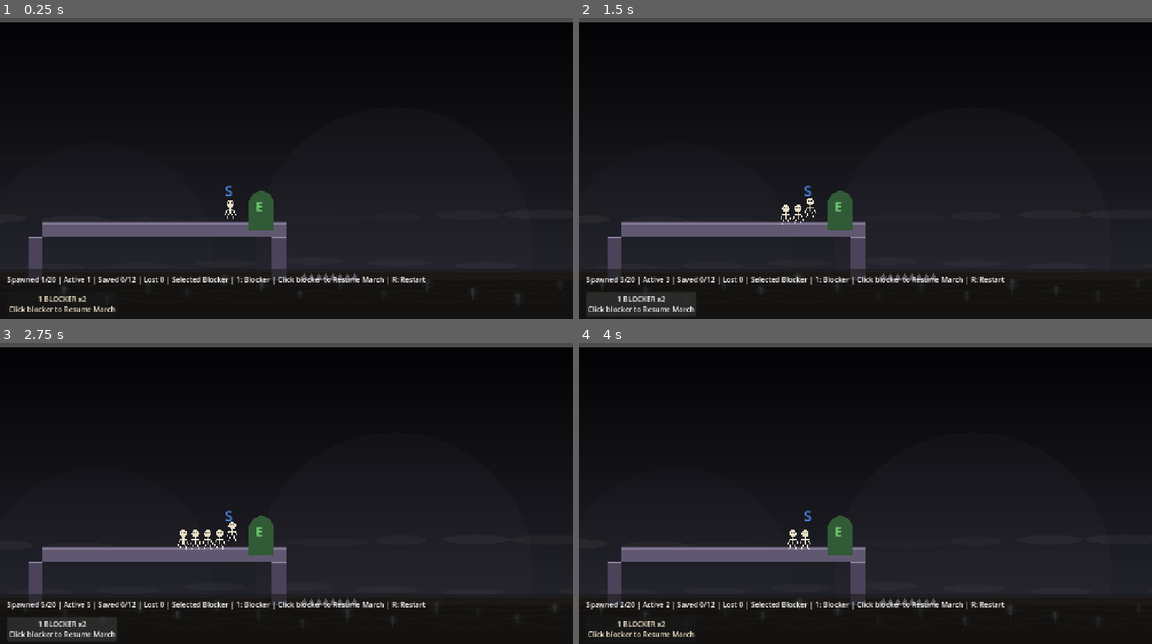
Above: before the commit, frames 1-4 (two rows, left to right).
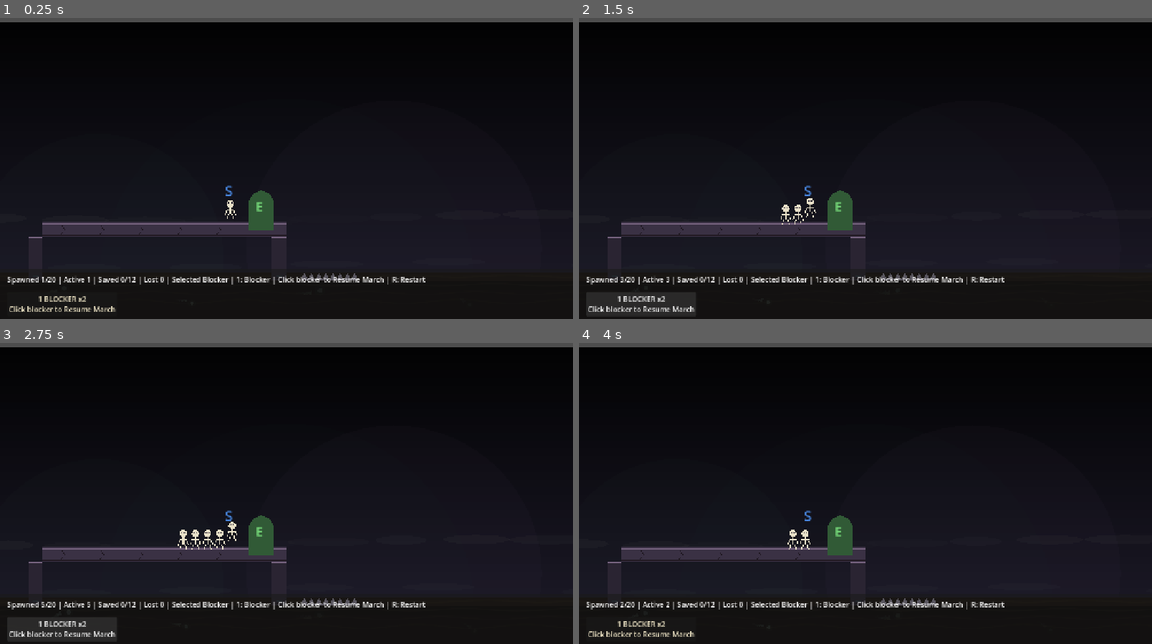
Above: after the commit, the same moments.

Repository: pwshfan1980h/minions-must-march
Game: Godot game, scene res://scenes/GameRoot.tscn
The game is run twice, just before and just after one commit, with the same random seed, the same clock (stepped at 60 frames per second) and the same inputs.
Inputs (mouse positions are in pixels of both pictures, inside the frame that each line leads up to):
- Up to frame 1 (0.25 s): no input
- Up to frame 2 (1.5 s): click "1 BLOCKER x2 Click blocker to…" at 0.5 s; click "1 BLOCKER x2 Click blocker to…" at 1.25 s
- Up to frame 3 (2.75 s): click "1 BLOCKER x2 Click blocker to…" at 2 s
- Up to frame 4 (4 s): tap Enter at 2.75 s; move the mouse to (762, 538) at 2.77 s; tap R at 2.85 s; click (762, 538) at 2.92 s; move the mouse to (750, 499) at 3.52 s; tap 1 at 3.6 s; click (750, 499) at 3.67 s

The runs differ from the first frame. In frame 1, 2.6% of the frame differs, in the area x 5-91%, y 67-94%; in frame 2, 2.6%; in frame 3, 2.6%; in frame 4, 2.6%.

Commit message:
Refine Styx visuals and SFX placeholders

Diff:
--- a/scripts/audio/sfx_player.gd
+++ b/scripts/audio/sfx_player.gd
@@ -4,6 +4,7 @@
 const STREAMS := {
 	"bone_clack": preload("res://assets/audio/generated/bone_clack.wav"),
 	"bone_splash": preload("res://assets/audio/generated/bone_splash.wav"),
+	"styx_impact": preload("res://assets/audio/generated/styx_impact.wav"),
 	"blocker_brace": preload("res://assets/audio/generated/blocker_brace.wav"),
 	"resume_march": preload("res://assets/audio/generated/resume_march.wav"),
 	"exit_rescue": preload("res://assets/audio/generated/exit_rescue.wav"),
--- a/scripts/minions/minion_root.gd
+++ b/scripts/minions/minion_root.gd
@@ -56,6 +56,7 @@
 	minion.position = spawn_position
 	minion.direction = spawn_direction
 	minion.exited.connect(_on_minion_exited)
+	minion.death_started.connect(_on_minion_death_started)
 	minion.died.connect(_on_minion_died)
 	minion.clicked.connect(_on_minion_clicked)
 	add_child(minion)
@@ -70,10 +71,14 @@
 	sfx_requested.emit("exit_rescue")
 	minion_rescued.emit(minion)
 
+func _on_minion_death_started(_minion: Node, death_kind: String) -> void:
+	if death_kind == "styx_water":
+		sfx_requested.emit("styx_impact")
+	sfx_requested.emit("bone_splash")
+
 func _on_minion_died(minion: Node) -> void:
 	lost_count += 1
 	active_count = max(0, active_count - 1)
-	sfx_requested.emit("bone_splash")
 	minion_lost.emit(minion)
 
 func set_selected_job(job_id: String) -> void:
--- a/scripts/minions/skeleton_minion.gd
+++ b/scripts/minions/skeleton_minion.gd
@@ -2,6 +2,7 @@
 
 signal exited(minion: Node)
 signal died(minion: Node)
+signal death_started(minion: Node, death_kind: String)
 signal clicked(minion: Node)
 
 const BoneSplashScene := preload("res://scenes/effects/BoneSplash.tscn")
@@ -13,6 +14,7 @@
 const WALL_NORMAL_THRESHOLD := 0.65
 const BLOCKER_TURN_DISTANCE := 22.0
 const BLOCKER_VERTICAL_TOLERANCE := 18.0
+const STYX_SURFACE_Y := 560.0
 
 var direction := 1.0
 var alive := true
@@ -95,6 +97,7 @@
 		return
 	death_kind = "fall" if death_kind.is_empty() else death_kind
 	alive = false
+	death_started.emit(self, death_kind)
 	if is_blocker:
 		remove_from_group("blockers")
 	_spawn_bone_splash()
@@ -102,7 +105,9 @@
 	queue_free()
 
 func _die_in_styx() -> void:
+	global_position.y = minf(global_position.y, STYX_SURFACE_Y + 2.0)
 	alive = false
+	death_started.emit(self, death_kind)
 	velocity = Vector2.ZERO
 	set_physics_process(false)
 	set_process_input(false)
@@ -111,11 +116,18 @@
 	if is_blocker:
 		remove_from_group("blockers")
 	_spawn_bone_splash()
-	var tween := create_tween()
-	tween.set_parallel(true)
-	tween.tween_property(self, "modulate:a", 0.0, 0.55)
-	tween.tween_property(self, "position:y", position.y + 24.0, 0.55).set_trans(Tween.TRANS_SINE).set_ease(Tween.EASE_IN)
-	await tween.finished
+	var impact := create_tween()
+	impact.set_parallel(true)
+	impact.tween_property(self, "position:y", position.y + 8.0, 0.12).set_trans(Tween.TRANS_SINE).set_ease(Tween.EASE_OUT)
+	impact.tween_property(self, "scale", Vector2(1.12, 0.84), 0.12).set_trans(Tween.TRANS_SINE).set_ease(Tween.EASE_OUT)
+	await impact.finished
+
+	var sink := create_tween()
+	sink.set_parallel(true)
+	sink.tween_property(self, "modulate:a", 0.0, 0.78).set_trans(Tween.TRANS_SINE).set_ease(Tween.EASE_IN)
+	sink.tween_property(self, "position:y", position.y + 44.0, 0.78).set_trans(Tween.TRANS_SINE).set_ease(Tween.EASE_IN)
+	sink.tween_property(self, "scale", Vector2(0.72, 0.52), 0.78).set_trans(Tween.TRANS_SINE).set_ease(Tween.EASE_IN)
+	await sink.finished
 	died.emit(self)
 	queue_free()
 
--- a/scripts/terrain/terrain_root.gd
+++ b/scripts/terrain/terrain_root.gd
@@ -23,9 +23,9 @@
 func _build_level_001_terrain() -> void:
 	# Current prototype layout: minions spawn on the right platform, can be redirected
 	# by a blocker, and the bottom of the world is now River Styx-style death water.
-	_add_solid(Rect2(96, 448, 544, 32), Color("605871"))
-	_add_solid(Rect2(64, 480, 32, 96), Color("4b4359"))
-	_add_solid(Rect2(608, 480, 32, 96), Color("4b4359"))
+	_add_solid(Rect2(96, 448, 544, 32), Color("3a3144"))
+	_add_solid(Rect2(64, 480, 32, 96), Color("2a2432"))
+	_add_solid(Rect2(608, 480, 32, 96), Color("2a2432"))
 
 func _add_solid(rect: Rect2, color: Color) -> void:
 	collision_rects.append(rect)
@@ -54,17 +54,50 @@
 	])
 	body.add_child(visual)
 
-	_add_block_trim(rect, body)
-
-func _add_block_trim(rect: Rect2, body: Node2D) -> void:
+	_add_block_underworld_detail(rect, body)
+
+func _add_block_underworld_detail(rect: Rect2, body: Node2D) -> void:
 	var top_line := Line2D.new()
-	top_line.default_color = Color("8c819d")
+	top_line.default_color = Color("76637f")
 	top_line.width = 2.0
 	top_line.points = PackedVector2Array([
 		Vector2(-rect.size.x / 2.0, -rect.size.y / 2.0 + 2.0),
 		Vector2(rect.size.x / 2.0, -rect.size.y / 2.0 + 2.0),
 	])
 	body.add_child(top_line)
+
+	var lower_line := Line2D.new()
+	lower_line.default_color = Color(0.10, 0.07, 0.09, 0.72)
+	lower_line.width = 2.0
+	lower_line.points = PackedVector2Array([
+		Vector2(-rect.size.x / 2.0, rect.size.y / 2.0 - 3.0),
+		Vector2(rect.size.x / 2.0, rect.size.y / 2.0 - 3.0),
+	])
+	body.add_child(lower_line)
+
+	var crack_count := clampi(int(rect.size.x / 96.0), 1, 6)
+	for i in crack_count:
+		var local_x := -rect.size.x / 2.0 + 42.0 + i * 87.0
+		if local_x > rect.size.x / 2.0 - 14.0:
+			continue
+		var crack := Line2D.new()
+		crack.default_color = Color(0.08, 0.055, 0.075, 0.72)
+		crack.width = 1.4
+		crack.points = PackedVector2Array([
+			Vector2(local_x, -rect.size.y / 2.0 + 7.0),
+			Vector2(local_x + 7.0, -rect.size.y / 2.0 + 16.0),
+			Vector2(local_x - 2.0, -rect.size.y / 2.0 + 27.0),
+		])
+		body.add_child(crack)
+
+	var sigil := Line2D.new()
+	sigil.default_color = Color(0.30, 0.75, 0.65, 0.16)
+	sigil.width = 1.2
+	sigil.points = PackedVector2Array([
+		Vector2(-rect.size.x / 2.0 + 10.0, rect.size.y / 2.0 - 8.0),
+		Vector2(minf(rect.size.x / 2.0 - 10.0, -rect.size.x / 2.0 + 92.0), rect.size.y / 2.0 - 8.0),
+	])
+	body.add_child(sigil)
 
 func _add_styx_death_area() -> void:
 	var area := Area2D.new()
@@ -87,13 +120,14 @@
 
 func _build_souls() -> void:
 	_soul_specs.clear()
-	for i in 14:
-		_soul_specs.append({
-			"x": 40.0 + i * 92.0,
-			"y": STYX_WATERLINE_Y + 18.0 + float((i * 17) % 42),
-			"phase": float(i) * 0.73,
-			"scale": 0.75 + float((i * 11) % 7) * 0.07,
-		})
+	var soul_data := [
+		{"x": 138.0, "y": 591.0, "phase": 0.25, "scale": 0.92, "angle": -0.35, "speed": 4.5},
+		{"x": 418.0, "y": 627.0, "phase": 2.30, "scale": 0.74, "angle": 0.28, "speed": 3.0},
+		{"x": 725.0, "y": 604.0, "phase": 4.15, "scale": 1.02, "angle": -0.12, "speed": 3.8},
+		{"x": 1055.0, "y": 638.0, "phase": 5.80, "scale": 0.68, "angle": 0.55, "speed": 2.5},
+	]
+	for spec in soul_data:
+		_soul_specs.append(spec)
 
 func _draw() -> void:
 	_draw_crypt_gradient()
@@ -104,13 +138,15 @@
 	var bands := 36
 	for i in bands:
 		var t := float(i) / float(bands - 1)
-		var color := Color(0.015 + t * 0.13, 0.014 + t * 0.13, 0.019 + t * 0.16, 1.0)
+		var color := Color(0.010 + t * 0.10, 0.010 + t * 0.09, 0.014 + t * 0.14, 1.0)
 		var y := t * PLAYFIELD_HEIGHT
 		draw_rect(Rect2(0, y, WORLD_WIDTH, PLAYFIELD_HEIGHT / bands + 2.0), color)
 
-	# Faint underworld glow near the horizon behind the play space.
-	draw_circle(Vector2(880, 500), 310, Color(0.42, 0.36, 0.48, 0.055))
-	draw_circle(Vector2(220, 530), 260, Color(0.30, 0.32, 0.38, 0.045))
+	# Faint underworld glow near the horizon behind the play space. This is a cheap
+	# fake-lighting pass for now; real 2D lights can come after gameplay stabilizes.
+	draw_circle(Vector2(880, 505), 330, Color(0.29, 0.22, 0.34, 0.065))
+	draw_circle(Vector2(220, 530), 280, Color(0.18, 0.30, 0.28, 0.052))
+	draw_circle(Vector2(640, STYX_WATERLINE_Y + 30.0), 420, Color(0.09, 0.19, 0.17, 0.045))
 
 func _draw_ground_dust() -> void:
 	for i in 9:
@@ -118,48 +154,63 @@
 		var x := fposmod(i * 151.0 + sin(phase) * 22.0, WORLD_WIDTH)
 		var y := 438.0 + sin(phase * 0.7) * 8.0
 		var width := 115.0 + float(i % 3) * 34.0
-		var alpha := 0.035 + 0.025 * sin(phase + 1.2)
-		_draw_soft_ellipse(Rect2(x - width / 2.0, y - 10.0, width, 20.0), Color(0.72, 0.72, 0.66, alpha))
-
-	for i in 7:
+		var alpha := 0.030 + 0.020 * sin(phase + 1.2)
+		_draw_soft_ellipse(Rect2(x - width / 2.0, y - 10.0, width, 20.0), Color(0.58, 0.58, 0.54, alpha))
+
+	for i in 5:
 		var phase := _time * 0.25 + i * 1.12
-		var x := fposmod(i * 193.0 - _time * 11.0, WORLD_WIDTH + 140.0) - 70.0
-		var y := STYX_WATERLINE_Y - 18.0 + sin(phase) * 7.0
-		_draw_soft_ellipse(Rect2(x - 70.0, y - 8.0, 140.0, 16.0), Color(0.62, 0.65, 0.61, 0.045))
+		var x := fposmod(i * 271.0 - _time * 9.0, WORLD_WIDTH + 160.0) - 80.0
+		var y := STYX_WATERLINE_Y - 17.0 + sin(phase) * 7.0
+		_draw_soft_ellipse(Rect2(x - 82.0, y - 8.0, 164.0, 16.0), Color(0.47, 0.55, 0.50, 0.037))
 
 func _draw_styx_water() -> void:
 	var rect := Rect2(0, STYX_WATERLINE_Y, WORLD_WIDTH, STYX_DEPTH)
-	draw_rect(rect, Color(0.045, 0.027, 0.018, 1.0))
-	draw_rect(Rect2(0, STYX_WATERLINE_Y, WORLD_WIDTH, 16), Color(0.13, 0.095, 0.060, 0.68))
+	draw_rect(rect, Color(0.034, 0.020, 0.014, 1.0))
+	draw_rect(Rect2(0, STYX_WATERLINE_Y, WORLD_WIDTH, 19), Color(0.105, 0.074, 0.044, 0.76))
+	draw_rect(Rect2(0, STYX_WATERLINE_Y + 20, WORLD_WIDTH, 18), Color(0.025, 0.016, 0.012, 0.58))
 
 	for band in 4:
-		var y := STYX_WATERLINE_Y + 9.0 + band * 18.0
+		var y := STYX_WATERLINE_Y + 8.0 + band * 19.0
 		var points := PackedVector2Array()
 		for x in range(-16, WORLD_WIDTH + 33, 16):
-			var wave := sin(float(x) * 0.030 + _time * (1.1 + band * 0.23) + band) * (3.0 + band)
+			var wave := sin(float(x) * 0.026 + _time * (0.55 + band * 0.13) + band) * (2.0 + band * 0.8)
 			points.append(Vector2(x, y + wave))
-		var color := Color(0.29, 0.22, 0.14, 0.26 - band * 0.035)
+		var color := Color(0.22, 0.17, 0.10, 0.21 - band * 0.032)
 		draw_polyline(points, color, 2.0, true)
 
 	for soul in _soul_specs:
-		var phase := _time * 0.75 + float(soul["phase"])
-		var pos := Vector2(float(soul["x"]) + sin(phase * 0.8) * 16.0, float(soul["y"]) + sin(phase) * 6.0)
-		_draw_soul(pos, float(soul["scale"]), phase)
-
-func _draw_soul(pos: Vector2, scale: float, phase: float) -> void:
-	var alpha := 0.18 + 0.08 * sin(phase * 1.7)
-	var glow := Color(0.68, 0.86, 0.82, alpha * 0.30)
-	var core := Color(0.78, 0.95, 0.91, alpha)
-	draw_circle(pos, 13.0 * scale, glow)
-	draw_circle(pos + Vector2(0, -4.0 * scale), 5.0 * scale, core)
-	var tail := PackedVector2Array([
-		pos + Vector2(-5.0, 1.0) * scale,
-		pos + Vector2(0.0, 18.0 + sin(phase) * 5.0) * scale,
-		pos + Vector2(5.0, 1.0) * scale,
-	])
-	draw_colored_polygon(tail, Color(core.r, core.g, core.b, alpha * 0.72))
-	draw_circle(pos + Vector2(-2.0, -5.0) * scale, 1.2 * scale, Color(0.06, 0.05, 0.07, alpha))
-	draw_circle(pos + Vector2(2.0, -5.0) * scale, 1.2 * scale, Color(0.06, 0.05, 0.07, alpha))
+		var phase := _time * 0.44 + float(soul["phase"])
+		var drift := Vector2(cos(float(soul["angle"])), sin(float(soul["angle"]))) * sin(phase * 0.7) * float(soul["speed"])
+		var pos := Vector2(float(soul["x"]), float(soul["y"])) + drift + Vector2(sin(phase) * 10.0, cos(phase * 0.6) * 5.0)
+		_draw_soul(pos, float(soul["scale"]), phase, float(soul["angle"]))
+
+func _draw_soul(pos: Vector2, scale: float, phase: float, angle: float) -> void:
+	var visible_pulse := 0.5 + 0.5 * sin(phase * 0.72)
+	var alpha := 0.035 + visible_pulse * 0.105
+	var dir := Vector2.RIGHT.rotated(angle)
+	var side := dir.orthogonal()
+	var head := pos + dir * sin(phase) * 2.0
+	var garment_start := head - dir * 8.0 * scale
+
+	# Sparse tadpole/soul: clearer head, then a fading cloth-like tail.
+	draw_circle(head, 5.2 * scale, Color(0.76, 0.96, 0.88, alpha))
+	draw_circle(head, 11.5 * scale, Color(0.50, 0.86, 0.76, alpha * 0.18))
+	for i in 5:
+		var t := float(i) / 4.0
+		var center := garment_start - dir * (10.0 + t * 34.0) * scale + side * sin(phase + t * 3.0) * 3.2 * scale
+		var half_width := lerpf(5.5, 1.2, t) * scale
+		var a := alpha * lerpf(0.88, 0.03, t)
+		var poly := PackedVector2Array([
+			center + side * half_width,
+			center - dir * 8.0 * scale + side * half_width * 0.38,
+			center - dir * 10.0 * scale - side * half_width * 0.38,
+			center - side * half_width,
+		])
+		draw_colored_polygon(poly, Color(0.72, 0.94, 0.86, a))
+
+	var eye_color := Color(0.04, 0.035, 0.05, alpha * 0.8)
+	draw_circle(head + dir * 1.5 * scale + side * 1.8 * scale, 0.9 * scale, eye_color)
+	draw_circle(head + dir * 1.5 * scale - side * 1.8 * scale, 0.9 * scale, eye_color)
 
 func _draw_soft_ellipse(rect: Rect2, color: Color) -> void:
 	var points := PackedVector2Array()
--- a/scripts/tools/generate_sfx.gd
+++ b/scripts/tools/generate_sfx.gd
@@ -12,6 +12,7 @@
 
 	_write_wav("bone_clack", 0.22, _sample_bone_clack)
 	_write_wav("bone_splash", 0.46, _sample_bone_splash)
+	_write_wav("styx_impact", 0.62, _sample_styx_impact)
 	_write_wav("blocker_brace", 0.28, _sample_blocker_brace)
 	_write_wav("resume_march", 0.24, _sample_resume_march)
 	_write_wav("exit_rescue", 0.55, _sample_exit_rescue)
@@ -61,15 +62,27 @@
 	return (hit1 + hit2 * 0.75 + tick * 0.35) * 0.7
 
 func _sample_bone_splash(t: float, duration: float) -> float:
-	var burst := _noise() * _decay(t, 0.13) * 0.55
+	var burst := _noise() * _decay(t, 0.11) * 0.72
 	var clacks := 0.0
-	for n in 6:
-		var at := 0.035 + float(n) * 0.052
+	for n in 7:
+		var at := 0.018 + float(n) * 0.043
 		var lt := t - at
 		if lt >= 0.0:
-			clacks += sin(TAU * (520.0 + n * 85.0) * lt) * _decay(lt, 0.028) * 0.32
-	var tail := sin(TAU * 120.0 * t) * _fade_out(t, duration) * 0.08
-	return burst + clacks + tail
+			clacks += sin(TAU * (410.0 + n * 118.0) * lt) * _decay(lt, 0.024) * 0.42
+	var low_knock := sin(TAU * 72.0 * t) * _decay(t, 0.20) * 0.28
+	var tail := sin(TAU * 118.0 * t) * _fade_out(t, duration) * 0.06
+	return burst + clacks + low_knock + tail
+
+func _sample_styx_impact(t: float, duration: float) -> float:
+	var plop := sin(TAU * 54.0 * t) * _decay(t, 0.16) * 0.85
+	var sludge := _noise() * _decay(t, 0.22) * 0.38
+	var bubbles := 0.0
+	for n in 5:
+		var lt := t - 0.11 - float(n) * 0.07
+		if lt >= 0.0:
+			bubbles += sin(TAU * (180.0 + n * 37.0) * lt) * _decay(lt, 0.045) * 0.18
+	var undertow := sin(TAU * 31.0 * t) * _fade_out(t, duration) * 0.22
+	return plop + sludge + bubbles + undertow
 
 func _sample_blocker_brace(t: float, _duration: float) -> float:
 	var thud := sin(TAU * 96.0 * t) * _decay(t, 0.08) * 0.9
@@ -85,13 +98,14 @@
 
 func _sample_exit_rescue(t: float, duration: float) -> float:
 	var chime := 0.0
-	var notes := [523.25, 659.25, 783.99]
+	var notes := [392.0, 493.88, 587.33]
 	for n in notes.size():
-		var lt := t - float(n) * 0.085
+		var lt := t - float(n) * 0.11
 		if lt >= 0.0:
-			chime += sin(TAU * notes[n] * lt) * _decay(lt, 0.16) * 0.34
-	var shimmer := sin(TAU * 1567.0 * t) * _fade_out(t, duration) * 0.08
-	return chime + shimmer
+			chime += sin(TAU * notes[n] * lt) * _decay(lt, 0.24) * 0.20
+	var warm_pad := sin(TAU * 196.0 * t) * _fade_out(t, duration) * 0.07
+	var shimmer := sin(TAU * 880.0 * t) * _fade_out(t, duration) * 0.025
+	return chime + warm_pad + shimmer
 
 func _sample_job_select(t: float, _duration: float) -> float:
 	return (_tone(t, 740.0, 0.045) + _tone(maxf(t - 0.035, 0.0), 990.0, 0.040) * 0.7) * _decay(t, 0.08)
--- a/scripts/tools/sfx_resource_check.gd
+++ b/scripts/tools/sfx_resource_check.gd
@@ -3,6 +3,7 @@
 const SOUND_PATHS := [
 	"res://assets/audio/generated/bone_clack.wav",
 	"res://assets/audio/generated/bone_splash.wav",
+	"res://assets/audio/generated/styx_impact.wav",
 	"res://assets/audio/generated/blocker_brace.wav",
 	"res://assets/audio/generated/resume_march.wav",
 	"res://assets/audio/generated/exit_rescue.wav",
Not shown, added: assets/audio/generated/styx_impact.wav.import
Not shown, changed: assets/audio/generated/blocker_brace.wav
Not shown, changed: assets/audio/generated/bone_splash.wav
Not shown, changed: assets/audio/generated/exit_rescue.wav
Not shown, changed: assets/audio/generated/level_fail.wav
Not shown, changed: assets/audio/generated/resume_march.wav
Not shown, added: assets/audio/generated/styx_impact.wav
Not shown, changed: docs/asset-sizing-plan.md
Not shown, changed: docs/mechanics-spec.md
Not shown, changed: docs/progress-log.md
